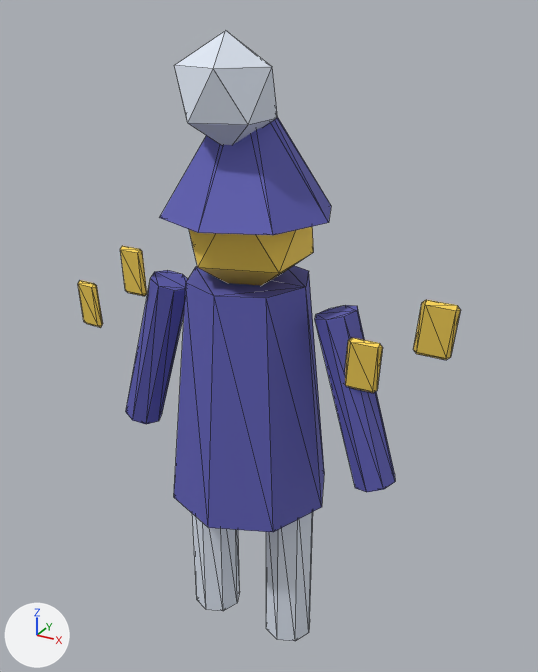
The glTF model assets/models/hero_star_wagerer.glb as it was, and as the next commit left it.
One viewpoint serves both versions: a camera (50 mm lens) standing at (1.3, -2.21, 2.46) and looking at (0.04, 0.08, 1.31). Every picture has the same lights, and +X, +Y and +Z are marked at lower left. The picture after the commit comes second. Mesh edges are drawn as thin lines.

The first picture shows 'hero_star_wagerer'.
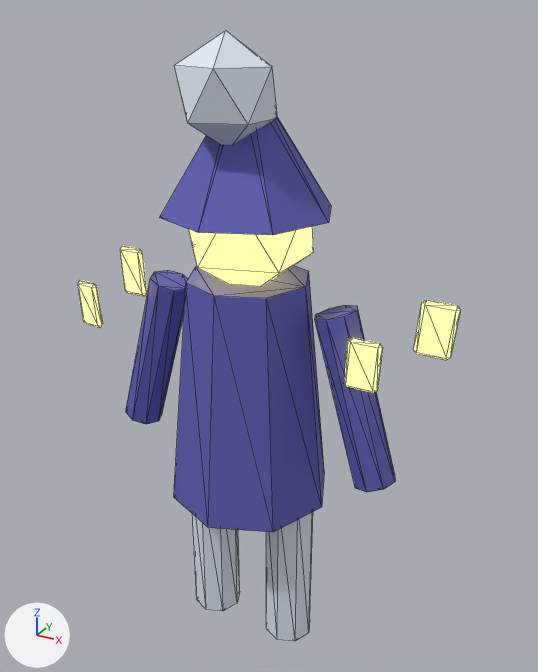
Where the change shows, as pixel boxes (x1, y1, x2, y2) in the pictures (538 x 672 px):
'hero_star_wagerer', recoloured, surface changed (lighter): (78, 223, 460, 399) in both

Edits to the bpy script that builds the scene:
```text
Change mat_star_gold:
    add mat_star_gold.emission_strength = 2.2
    add mat_star_gold.emission_color = (1.0, 0.88, 0.184)  # yellow #fff177
```
